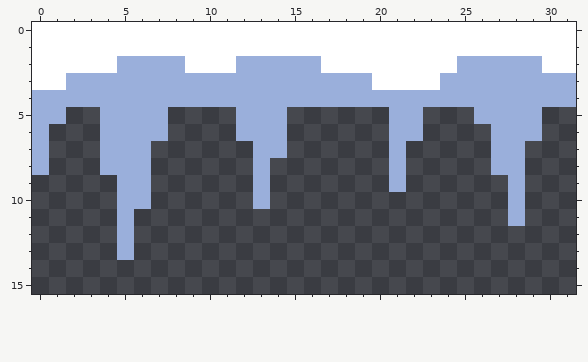
Pixel-art file, stored at design/platform-snow.aseprite. The picture above was drawn from the file before the commit.
32x32 pixels, 1 frame. Shown: x 0..31, y 0..15.
Now the later version:
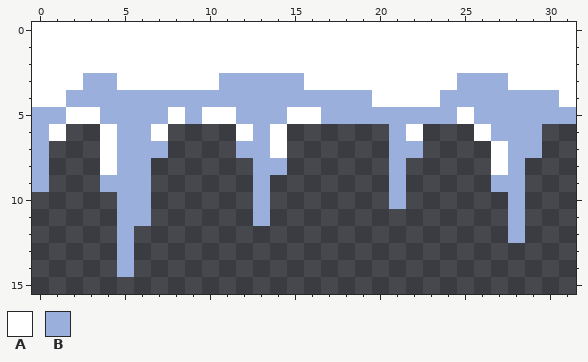
Palette (. is transparent): A #ffffff  B #9aafdb
Change:
@@ x 0..31 @@
  1 AAAAAAAAAAAAAAAAAAAAAAAAAAAAAAAA
- 2 AAAAABBBBAAABBBBBAAAAAAAABBBBBAA
- 3 AABBBBBBBBBBBBBBBBBBAAAABBBBBBBB
- 4 BBBBBBBBBBBBBBBBBBBBBBBBBBBBBBBB
- 5 BB..BBBB....BBB......BB...BBBB..
- 6 B...BBBB....BBB......BB....BBB..
- 7 B...BBB......BB......B.....BB...
- 8 B...BBB......B.......B.....BB...
- 9 .....BB......B.......B......B...
-10 .....BB......B..............B...
-11 .....B......................B...
-12 .....B..........................
+ 2 AAAAAAAAAAAAAAAAAAAAAAAAAAAAAAAA
+ 3 AAABBAAAAAABBBBBAAAAAAAAABBBAAAA
+ 4 AABBBBBBBBBBBBBBBBBBAAAABBBBBBBA
+ 5 BBAABBBBABAABBBAABBBBBBBBABBBBBB
+ 6 BA..ABBA....ABA......BA...ABBB..
+ 7 B...ABBB....BBA......BB....ABB..
+ 8 B...ABB......BB......B.....AB...
+ 9 B...BBB......B.......B.....BB...
+10 .....BB......B.......B......B...
+11 .....BB......B..............B...
+12 .....B......................B...
 13 .....B..........................
-14 ................................
+14 .....B..........................
 15 ................................
